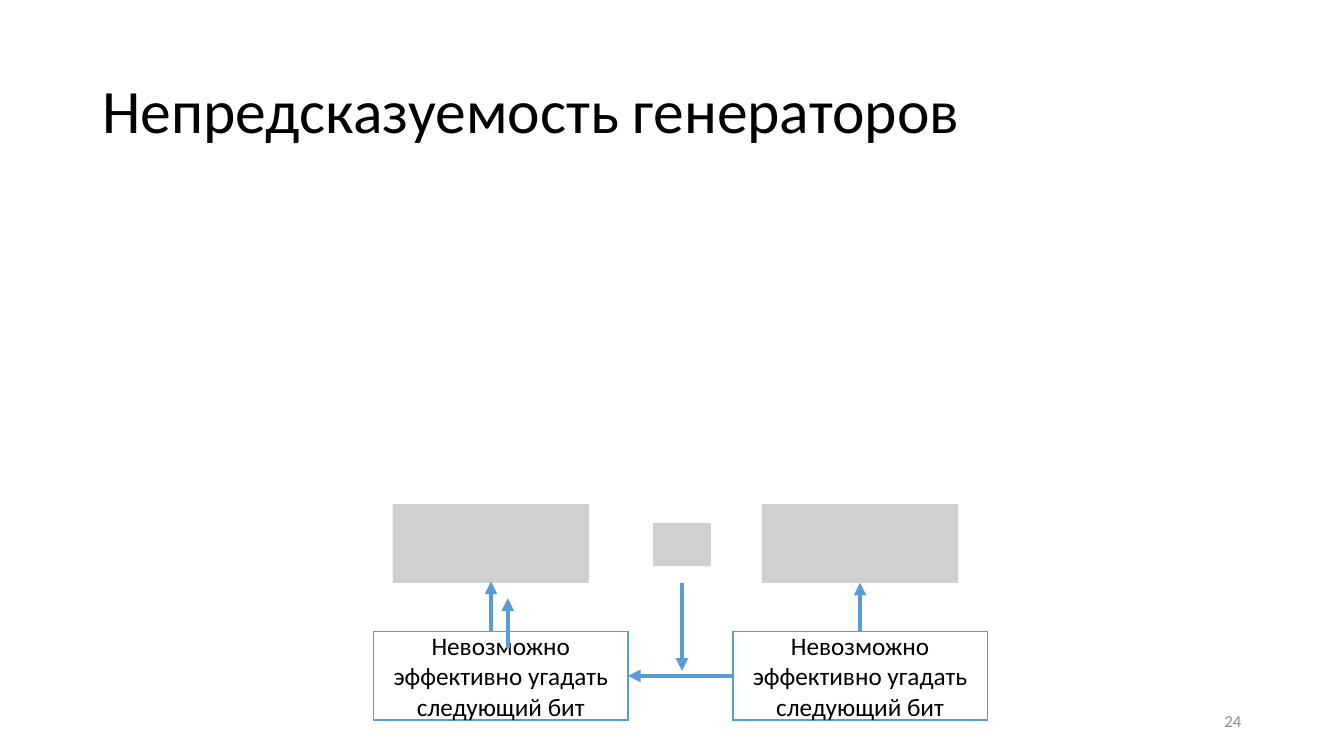
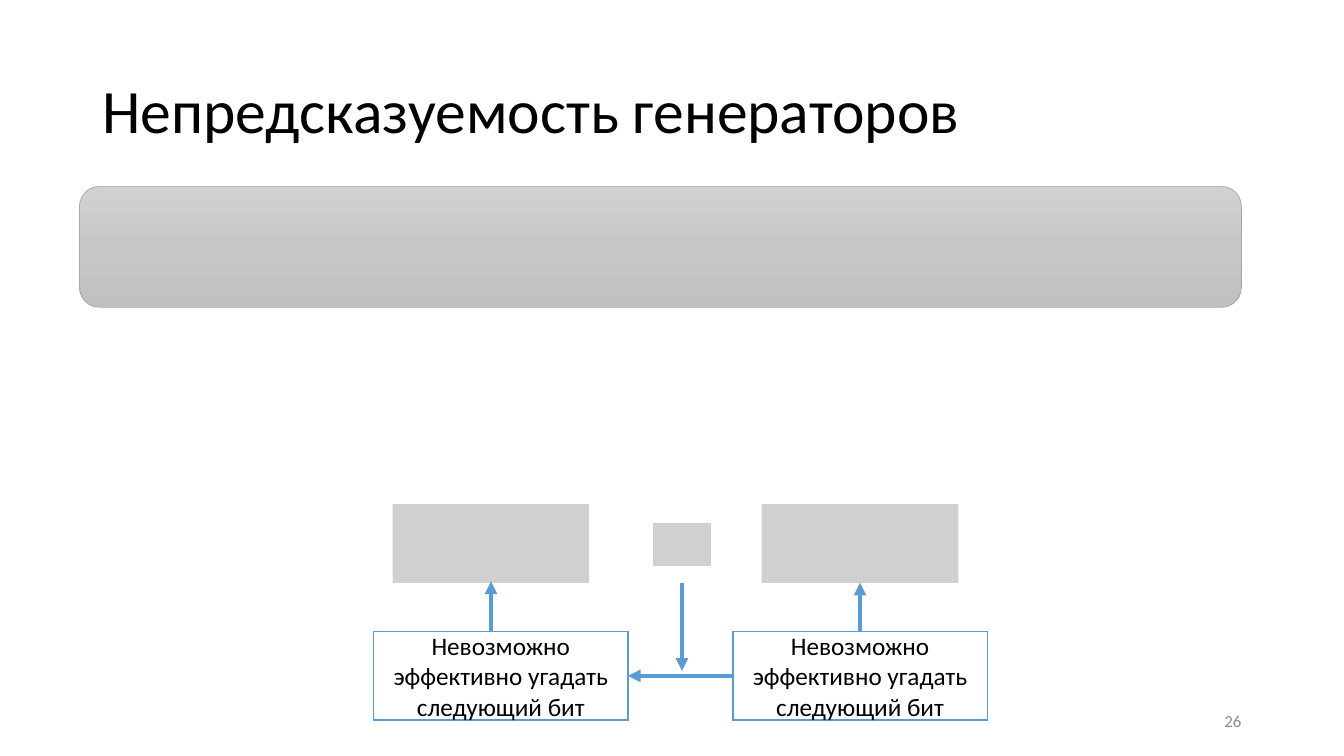
Before and after one commit to CryptoCourse/CryptoLectures, a slide deck: slide 26 of Lectures/Lecture2.pptx (slide 24 before the commit). Drawn at 1344x756 pixels with LibreOffice and Linux fonts; fonts in the diff are those of the drawing; grey boxes stand for pictures. Boxes give left, top, right and bottom in pixels: in the first picture for what was removed or moved away, otherwise in the second. Text is boxed around its words. In the diff, an @@ line names an element or a change of style, - is before the commit and + after.

```diff
--- a/Lectures/Lecture2.pptx
+++ b/Lectures/Lecture2.pptx
@@ rounded rectangle added at (80, 187, 1242, 308), fill gradient #D2D2D2 to #C8C8C8 to #C0C0C0, outline #A5A5A5 0.5 pt @@
@@ arrow removed from (508, 648) to (508, 599) @@
@@ page number at (1224, 716, 1241, 727): text changed @@
-24
+26
```
Also in this commit, not shown: 4 other slides changed, 9 slides added, 5 slides removed, 1 other file.
